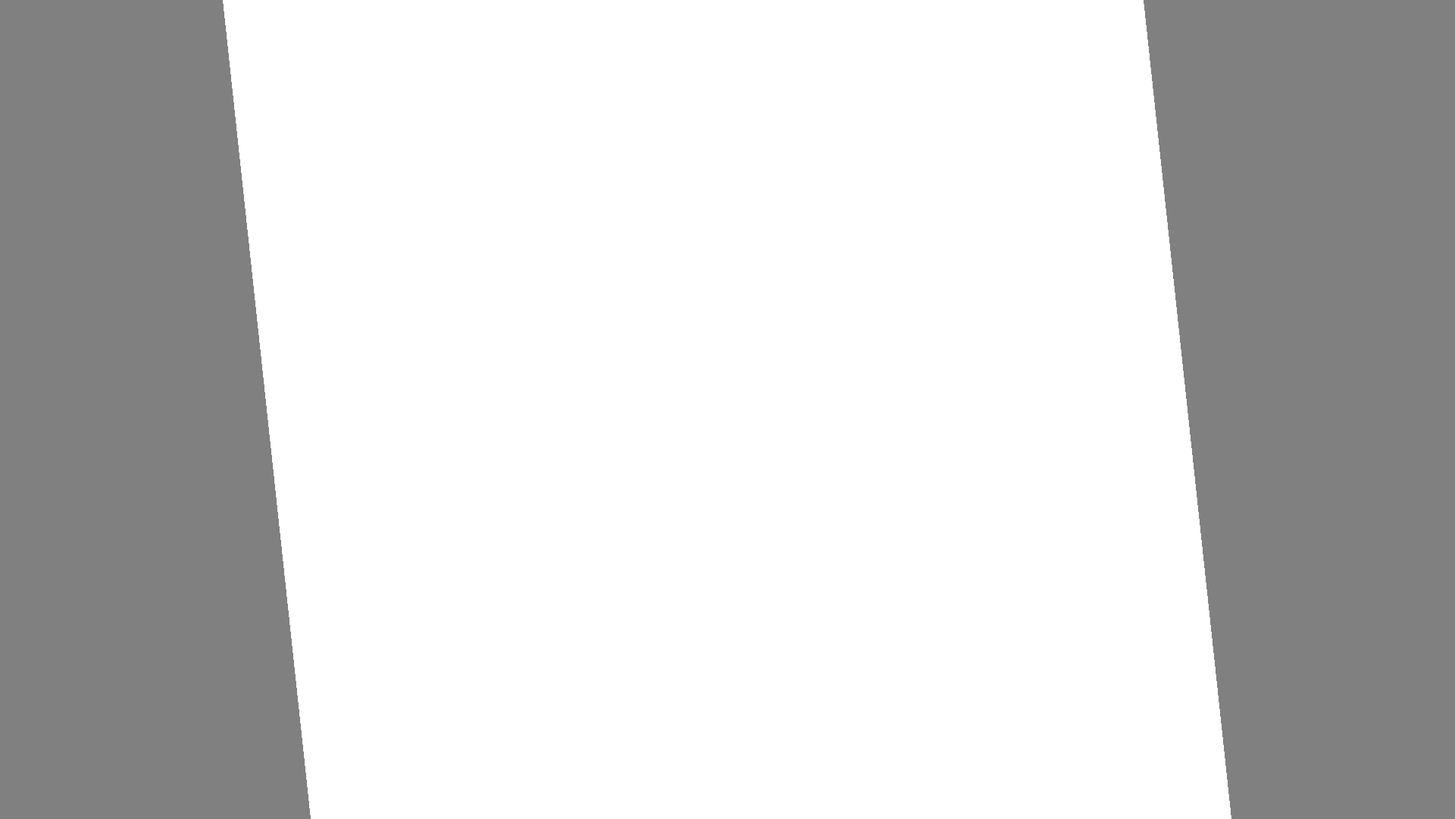
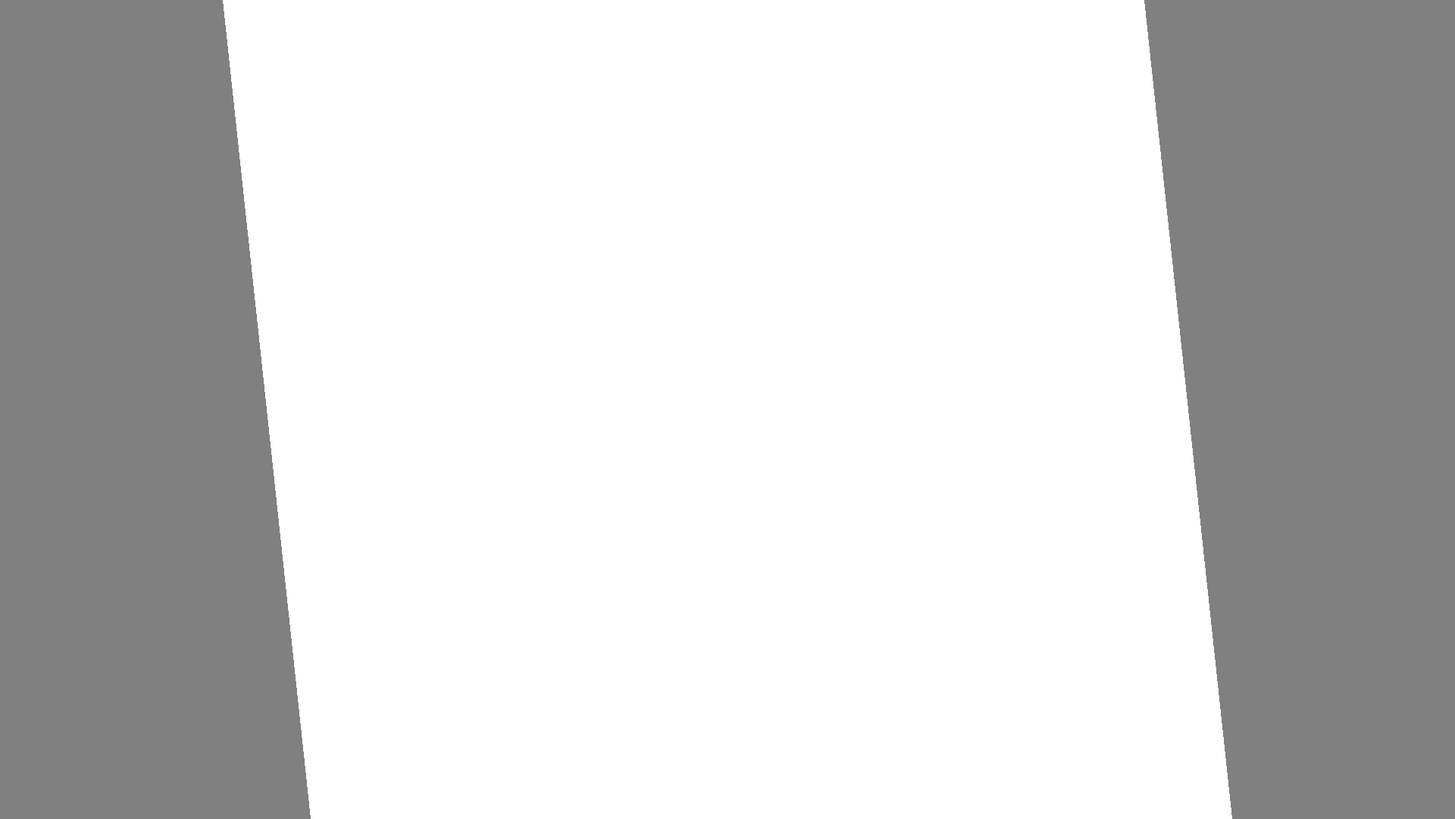
Comparing the layer stacks of the two 1455×819 images. Changes:
renamed "Обычный слой 3" to "hp mp r", hid it, painted on it over [1143,0,1233,819]
painted on "Обычный слой 1" over [1143,0,1233,819]
